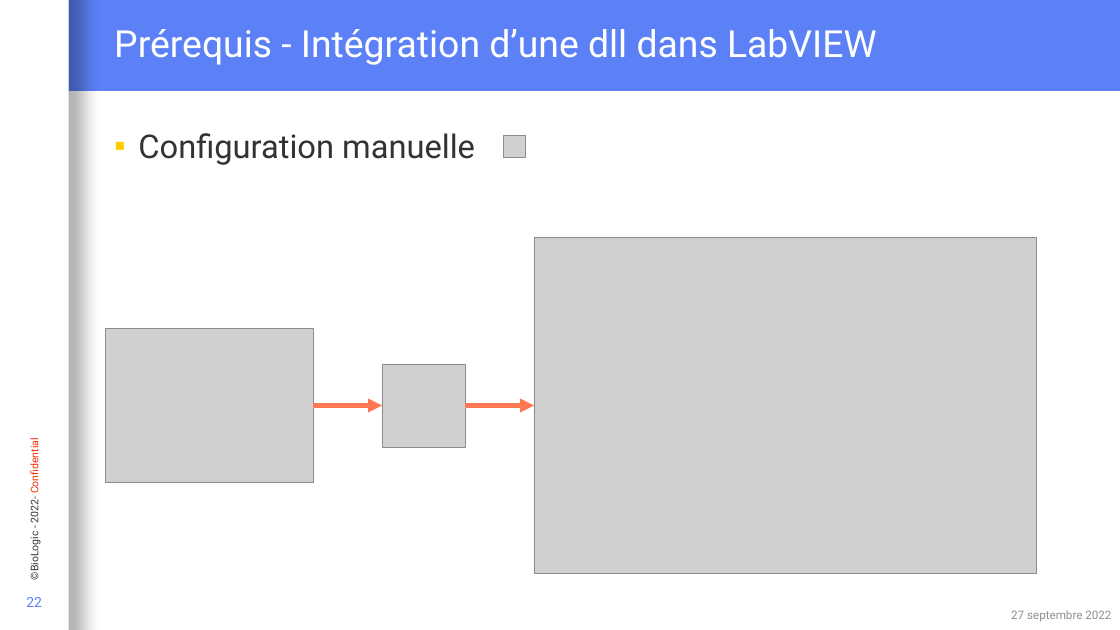
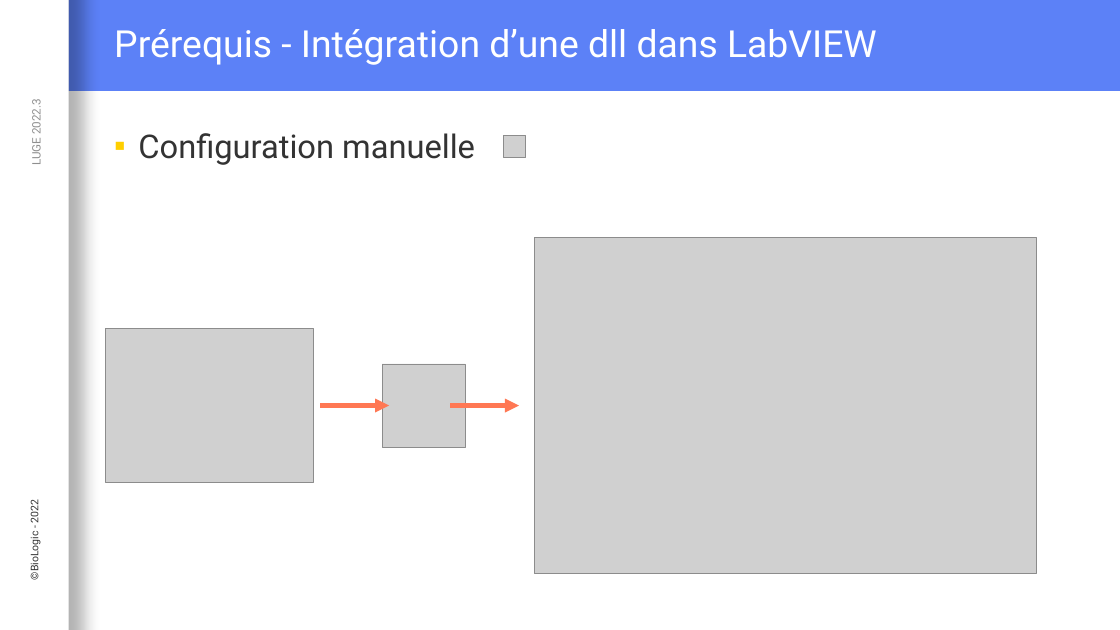
Before and after one commit to Loysse/PostLVUserEvent_Demo, a slide deck: slide 22 of Interaction événementielle entre du code C et LabVIEW.pptx. Drawn at 1120x630 pixels with LibreOffice and Linux fonts; fonts in the diff are those of the drawing; grey boxes stand for pictures; background and template pictures are left out. Boxes give left, top, right and bottom in pixels: in the first picture for what was removed or moved away, otherwise in the second. Text is boxed around its words. In the diff, an @@ line names an element or a change of style, - is before the commit and + after.

```diff
--- a/Interaction événementielle entre du code C et LabVIEW.pptx
+++ b/Interaction événementielle entre du code C et LabVIEW.pptx
@@ text added at (x1=29, y1=102, x2=44, y2=164), 10 pt, text #909090 @@
+LUGE 2022.3
@@ arrow moved from (313, 406) - (382, 406) to (320, 406) - (389, 406) @@
@@ arrow moved from (465, 406) - (534, 406) to (450, 406) - (519, 406) @@
@@ text at (x1=27, y1=502, x2=41, y2=579): text changed @@
-©BioLogic - 2022- Confidential
+©BioLogic - 2022
@@ page number removed at (x1=26, y1=597, x2=42, y2=607) @@
-22
@@ text removed at (x1=1011, y1=610, x2=1111, y2=621) @@
-27 septembre 2022
```
Also in this commit, not shown: 27 other slides changed, 7 slides added, 6 slides removed.
